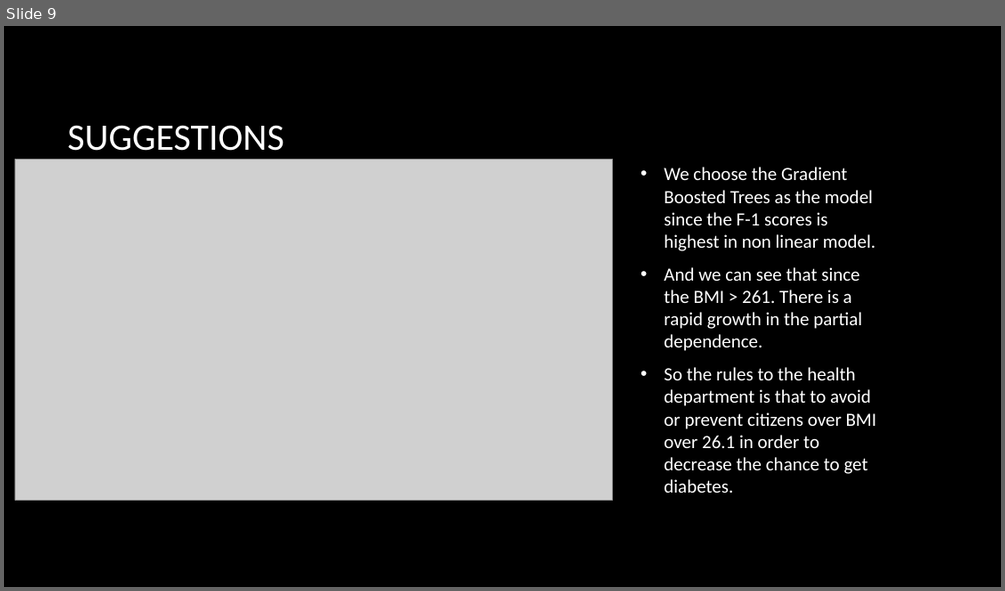
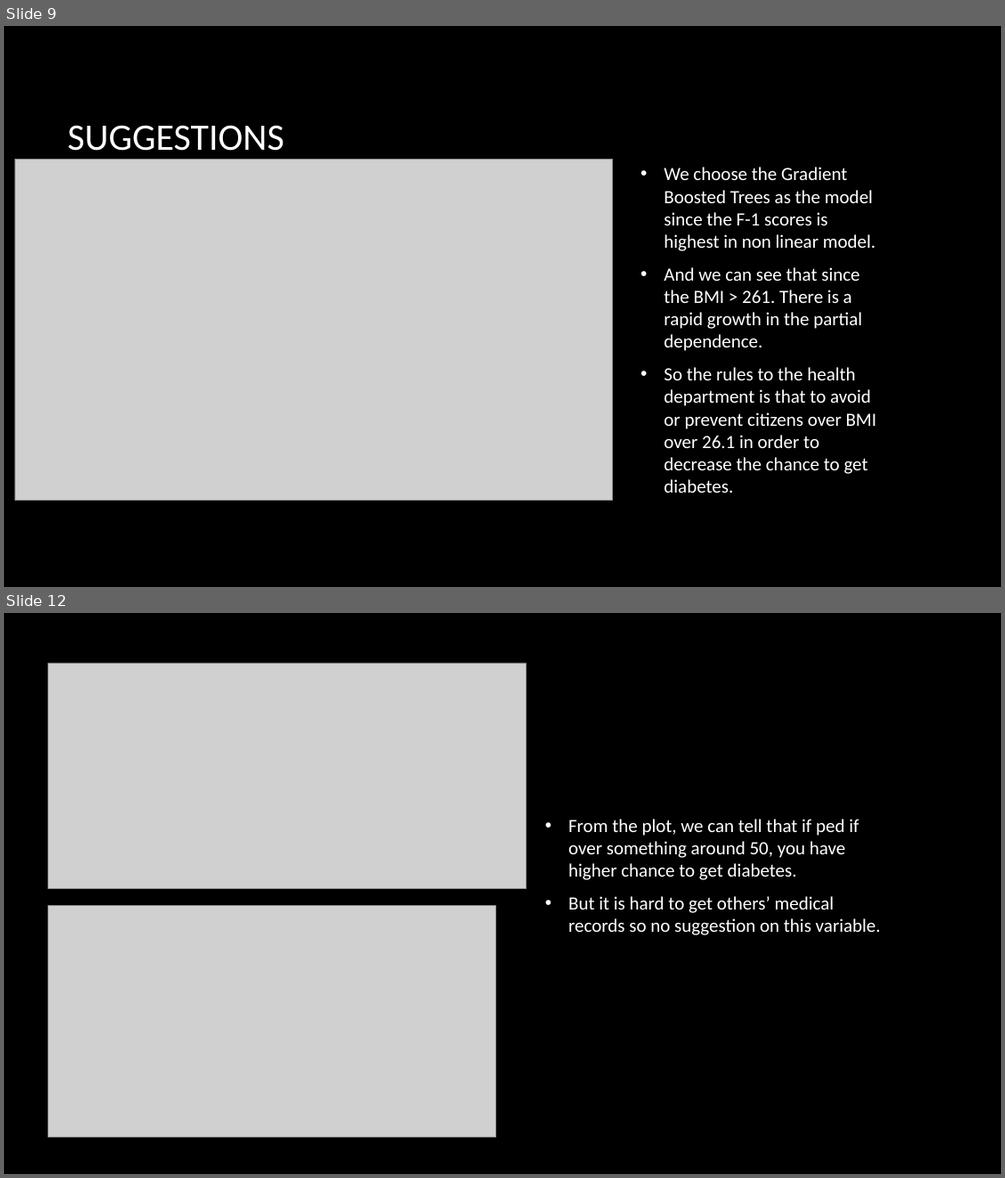
Before and after one commit to whylovegithub/MITA_First_Year, a slide deck: ABI/hw/hw5/assignment5.pptx. Shown one above the other, each under a label of ours: slide 9 before the commit, slides 9 and 12 after it; the slides between them are not shown. The pictures are 1005x591 and 1005x1178 pixels, drawn with LibreOffice and Linux fonts; fonts in the diff are those of the drawing; grey boxes stand for pictures; background and template pictures are left out. Boxes give left, top, right and bottom in pixels: in the first picture for what was removed or moved away, otherwise in the second. Text is boxed around its words. In the diff, an @@ line names an element or a change of style, - is before the commit and + after.

```diff
--- a/ABI/hw/hw5/assignment5.pptx
+++ b/ABI/hw/hw5/assignment5.pptx
@@ slide 12 added at (x1=4, y1=613, x2=1001, y2=1174), background picture (left out) @@
@@ picture added at (x1=48, y1=663, x2=526, y2=889) @@
@@ text added at (x1=568, y1=819, x2=881, y2=935), 18 pt, text #FFFFFF @@
+• From the plot, we can tell that if ped if over something around 50, you have higher chance to get diabetes.
+• But it is hard to get others’ medical records so no suggestion on this variable.
@@ picture added at (x1=48, y1=906, x2=496, y2=1137) @@
```
Also in this commit, not shown: 3 other slides added.
